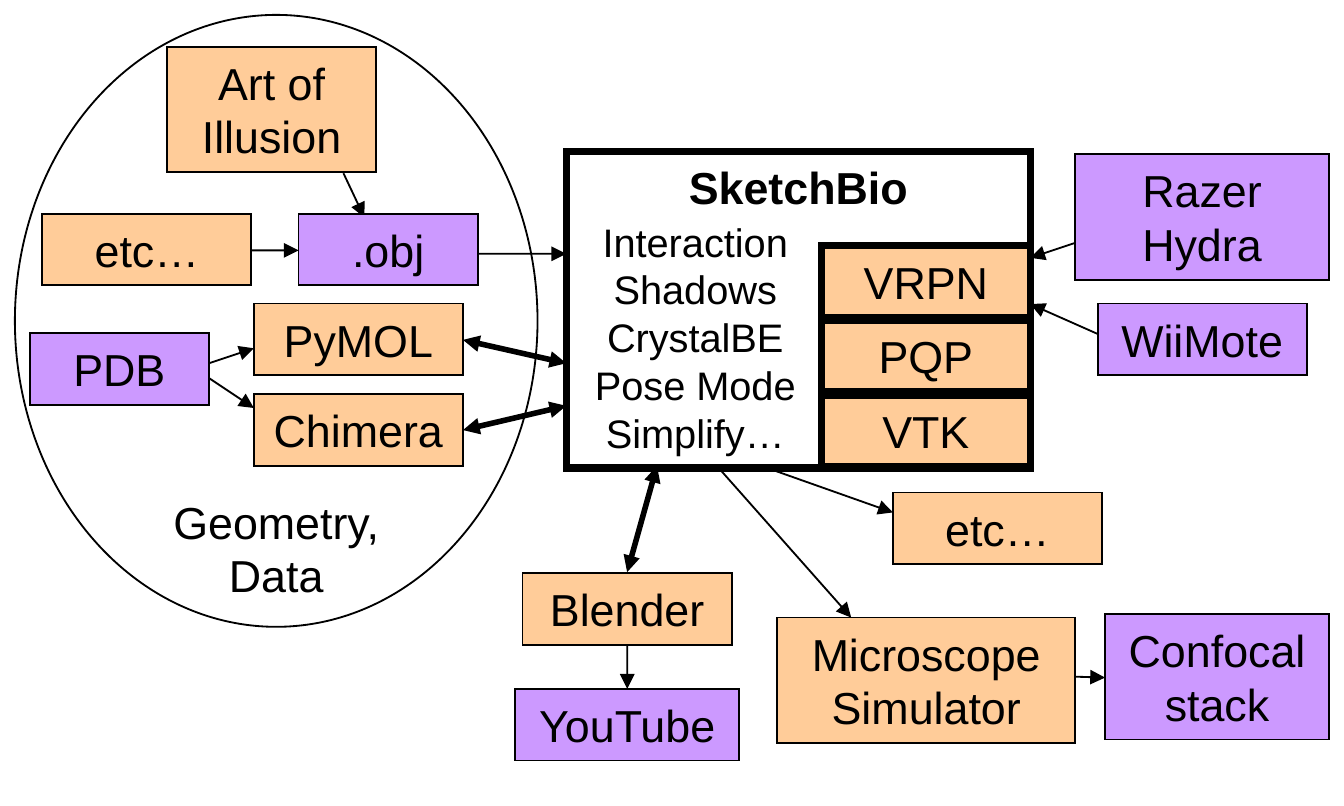
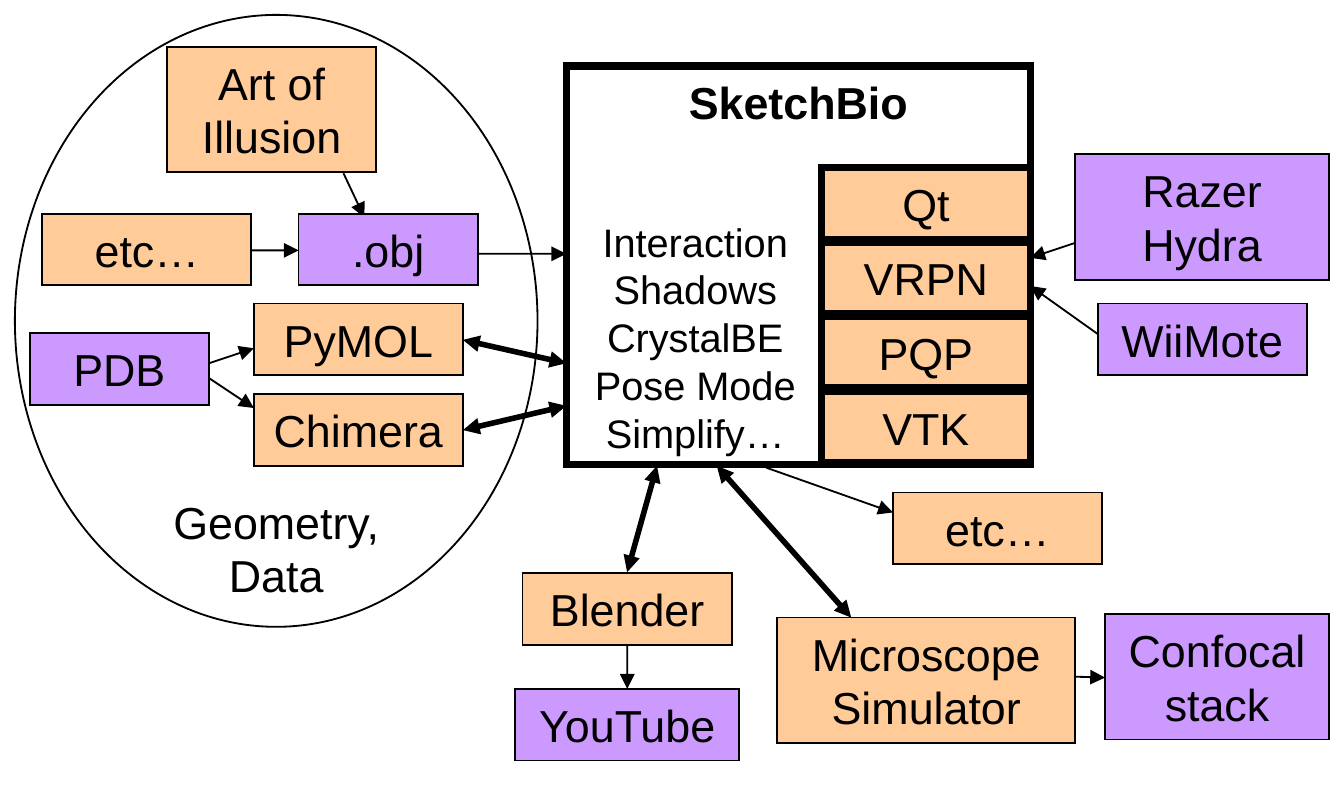
Before and after one commit to CISMM/sketchbio, a slide deck: slide 1 of paper_tex_source/BioVis_BMC_template/system_diagram.ppt. Drawn at 1344x806 pixels with LibreOffice and Linux fonts; fonts in the diff are those of the drawing. Boxes give left, top, right and bottom in pixels: in the first picture for what was removed or moved away, otherwise in the second. Text is boxed around its words. In the diff, an @@ line names an element or a change of style, - is before the commit and + after.

```diff
--- a/paper_tex_source/BioVis_BMC_template/system_diagram.ppt
+++ b/paper_tex_source/BioVis_BMC_template/system_diagram.ppt
@@ rectangle "SketchBio": place and size @@
-rectangle "SketchBio" at <box>566,152,1030,470</box>
+rectangle "SketchBio" at <box>566,66,1030,466</box>
@@ rectangle added at <box>821,168,1030,240</box>, fill #FFCC99, outline #000000 3 pt, 18 pt, text #000000 @@
+Qt
@@ 3 rectangles: place and size @@
-3 rectangles at <box>821,246,1030,468</box>
+3 rectangles at <box>821,242,1030,464</box>
@@ arrow moved from (1097, 333) - (1030, 305) to (1097, 333) - (1030, 287) @@
@@ arrow (717, 466) - (851, 618): arrow to double arrow; stroke #000000 0.74 pt to #000000 2.24 pt @@
```
Also in this commit, not shown: 2 other files.
